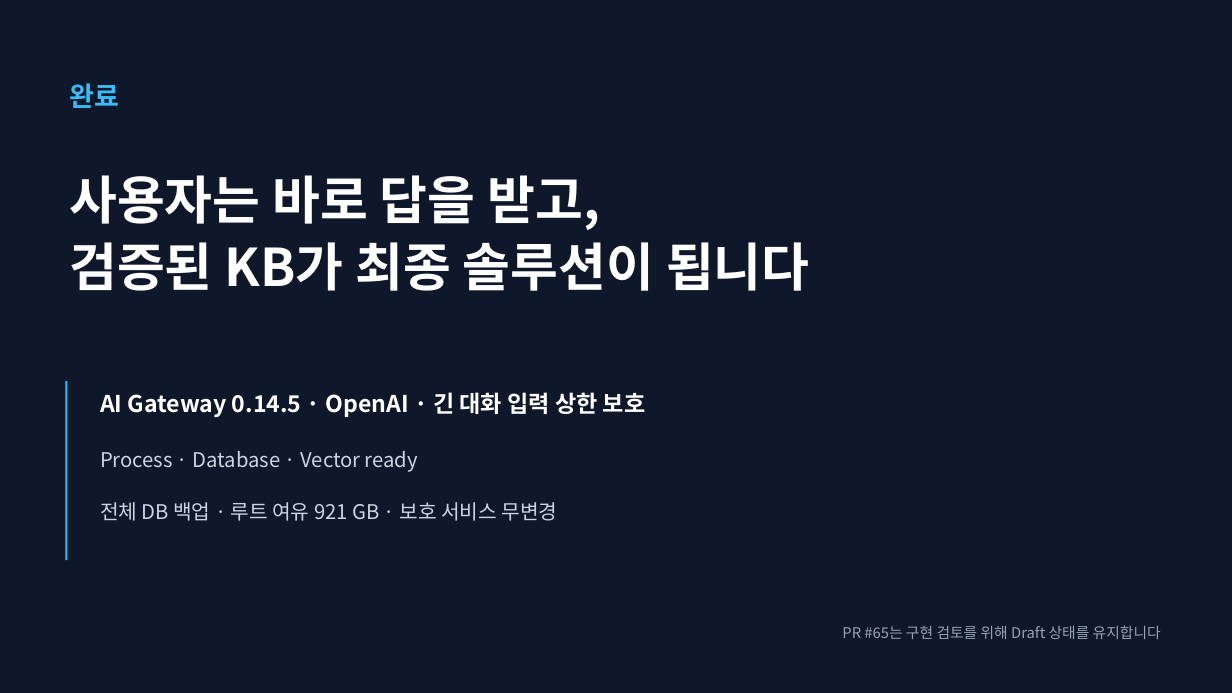
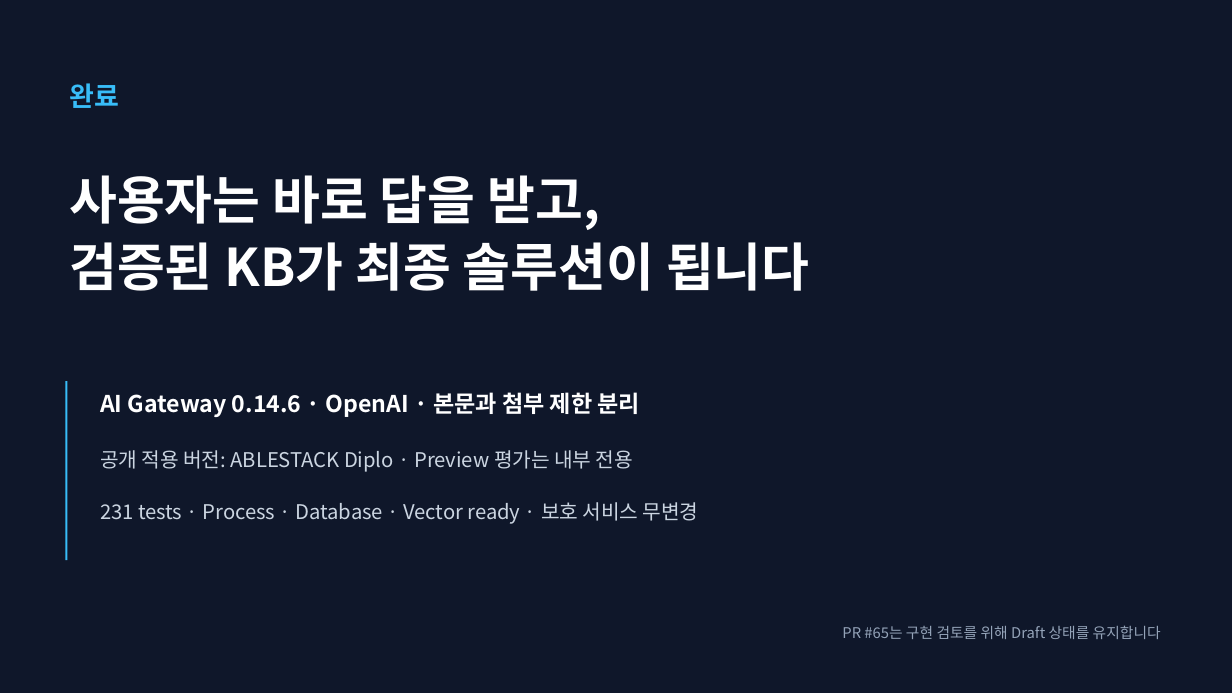
Before and after one commit to dhslove/ablestack-techflow, a slide deck: slide 5 of output/presentation/techflow-community-auto-publish-kb.pptx. Drawn at 1232x693 pixels with LibreOffice and Linux fonts; fonts in the diff are those of the drawing. Boxes give left, top, right and bottom in pixels: in the first picture for what was removed or moved away, otherwise in the second. Text is boxed around its words. In the diff, an @@ line names an element or a change of style, - is before the commit and + after.

Commit message:
fix: Community 솔루션 KB 오류와 적용 버전 교정

```diff
--- a/output/presentation/techflow-community-auto-publish-kb.pptx
+++ b/output/presentation/techflow-community-auto-publish-kb.pptx
@@ text at bbox=[100, 392, 641, 417]: text changed @@
-AI Gateway 0.14.5 · OpenAI · 긴 대화 입력 상한 보호
+AI Gateway 0.14.6 · OpenAI · 본문과 첨부 제한 분리
@@ text at bbox=[100, 450, 633, 472]: text changed @@
-Process · Database · Vector ready
+공개 적용 버전: ABLESTACK Diplo · Preview 평가는 내부 전용
@@ text at bbox=[100, 502, 699, 524]: text changed @@
-전체 DB 백업 · 루트 여유 921 GB · 보호 서비스 무변경
+231 tests · Process · Database · Vector ready · 보호 서비스 무변경
```
Also in this commit, not shown: 2 other slides changed, 19 other files.
